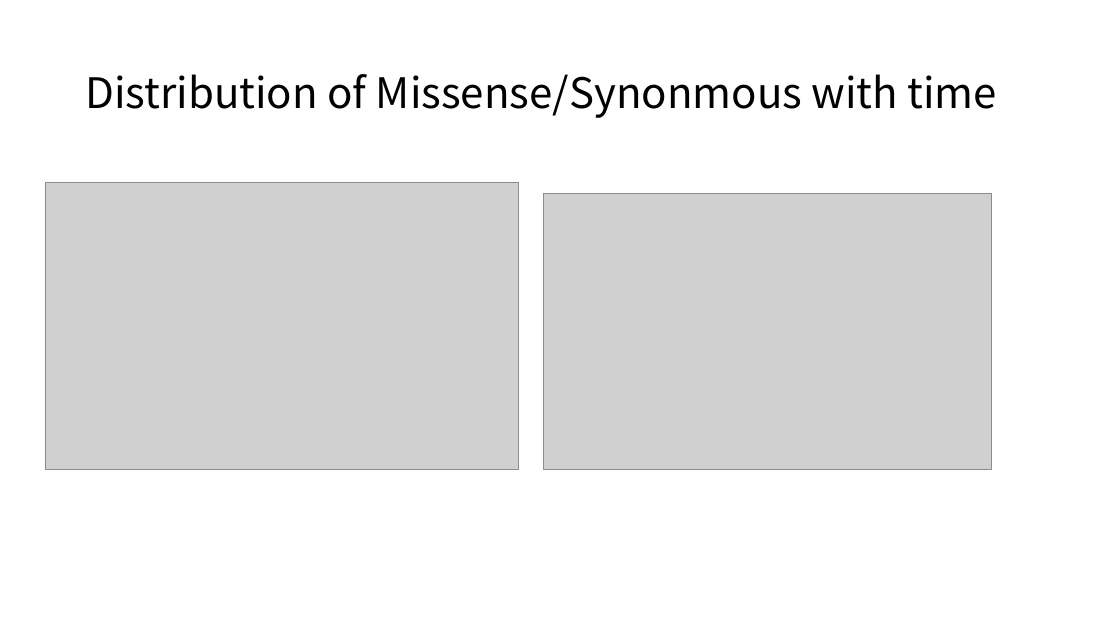
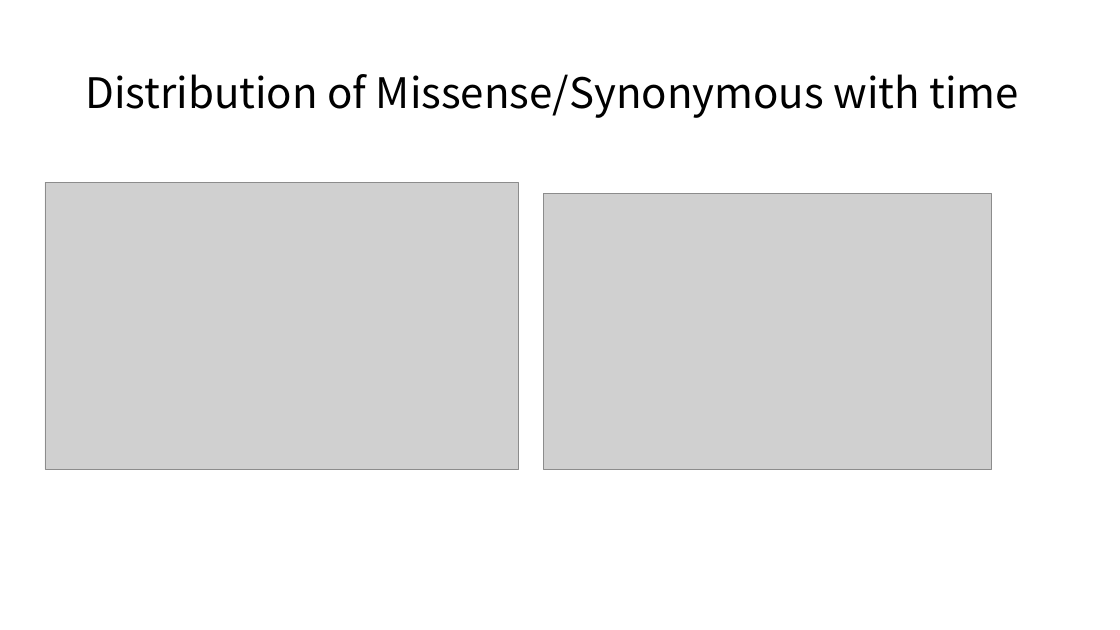
Before and after one commit to KirakiraZLY/Variants-and-mutation-rate-in-SARS-Cov2, a slide deck: slide 4 of DiaryLog/Daily_Week6.pptx. Drawn at 1120x630 pixels with LibreOffice and Linux fonts; fonts in the diff are those of the drawing; grey boxes stand for pictures. Boxes give left, top, right and bottom in pixels: in the first picture for what was removed or moved away, otherwise in the second. Text is boxed around its words. In the diff, an @@ line names an element or a change of style, - is before the commit and + after.

```diff
--- a/DiaryLog/Daily_Week6.pptx
+++ b/DiaryLog/Daily_Week6.pptx
@@ title at bbox=[85, 74, 1019, 118]: text changed @@
-Distribution of Missense/Synonmous with time
+Distribution of Missense/Synonymous with time
```
Also in this commit, not shown: 1 other slide changed, 1 other file.
